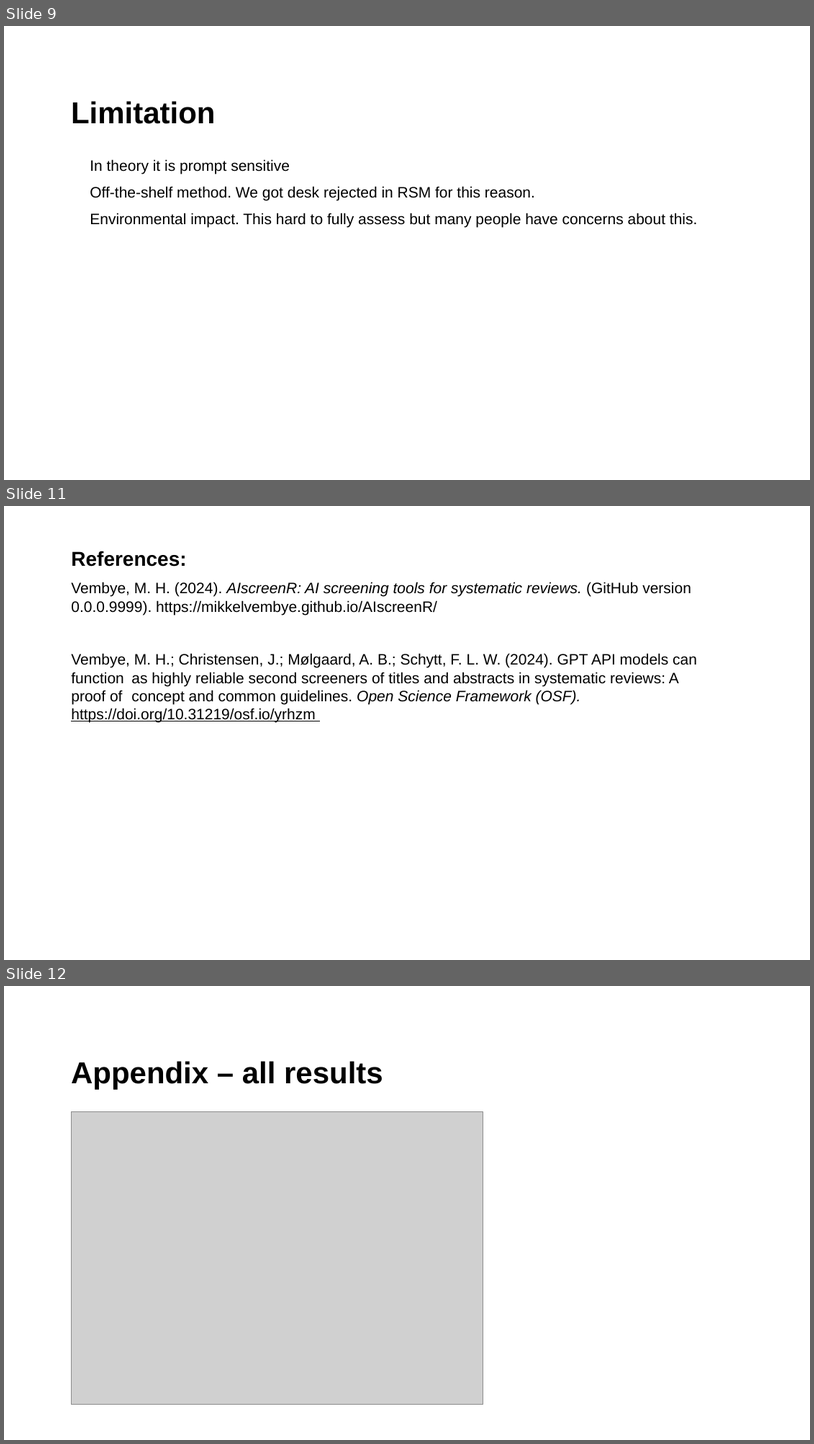
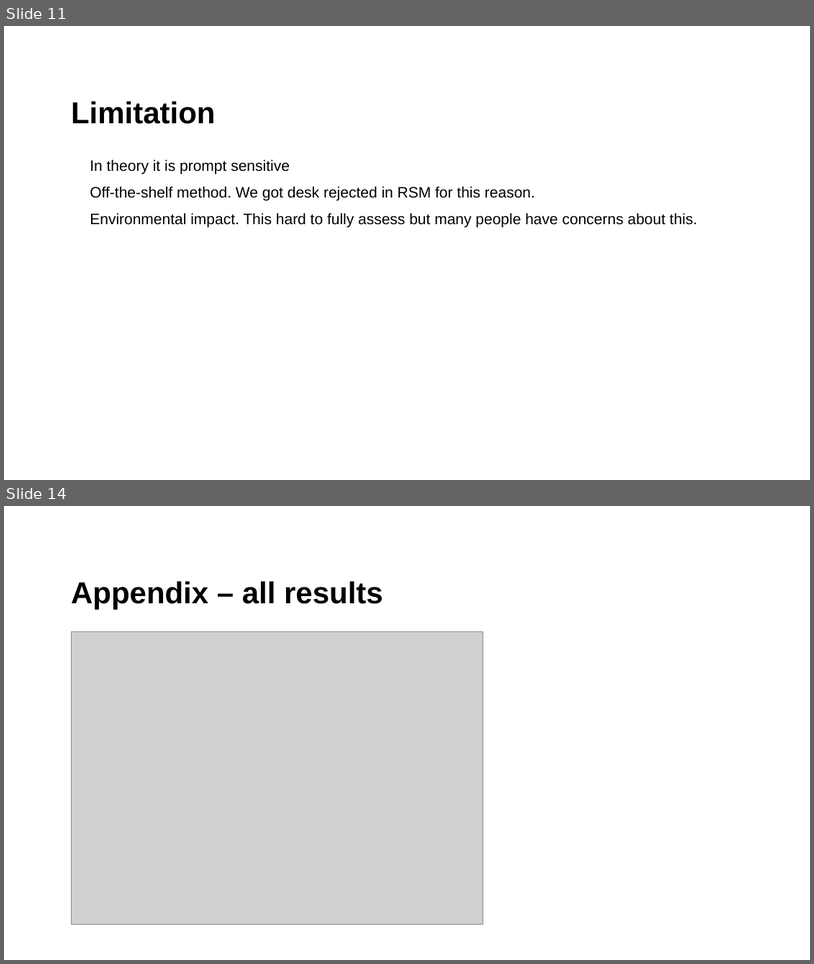
Before and after one commit to MikkelVembye/SRMA-SIG-presentation, a slide deck: SRMA SIG presentation 2024 .potx.pptx. Shown one above the other, each under a label of ours: slides 9, 11 and 12 before the commit, slides 11 and 14 after it; the slides between them are not shown. The pictures are 814x1444 and 814x964 pixels, drawn with LibreOffice and Linux fonts; fonts in the diff are those of the drawing; grey boxes stand for pictures; background and template pictures are left out. Boxes give left, top, right and bottom in pixels: in the first picture for what was removed or moved away, otherwise in the second. Text is boxed around its words. In the diff, an @@ line names an element or a change of style, - is before the commit and + after.

```diff
--- a/SRMA SIG presentation 2024 .potx.pptx
+++ b/SRMA SIG presentation 2024 .potx.pptx
@@ slide 11 removed at bbox=[4, 506, 810, 960], background #FFFFFF @@
@@ text removed at bbox=[71, 551, 697, 723] @@
-References:
-Vembye, M. H. (2024). AIscreenR: AI screening tools for systematic reviews. (GitHub version 0.0.0.9999). https://mikkelvembye.github.io/AIscreenR/
-Vembye, M. H.; Christensen, J.; Mølgaard, A. B.; Schytt, F. L. W. (2024). GPT API models can function as highly reliable second screeners of titles and abstracts in systematic reviews: A proof of concept and common guidelines. Open Science Framework (OSF). https://doi.org/10.31219/osf.io/yrhzm
@@ what was slide 9 is now slide 11 @@
@@ what was slide 12 is now slide 14 @@
```
Also in this commit, not shown: 3 slides changed, 4 slides added, 1 other slide removed.
